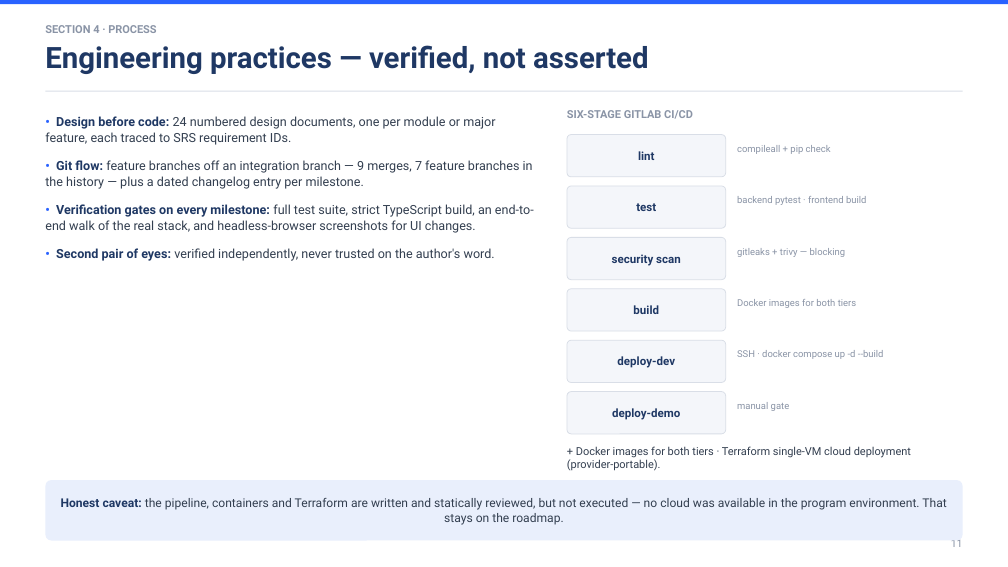
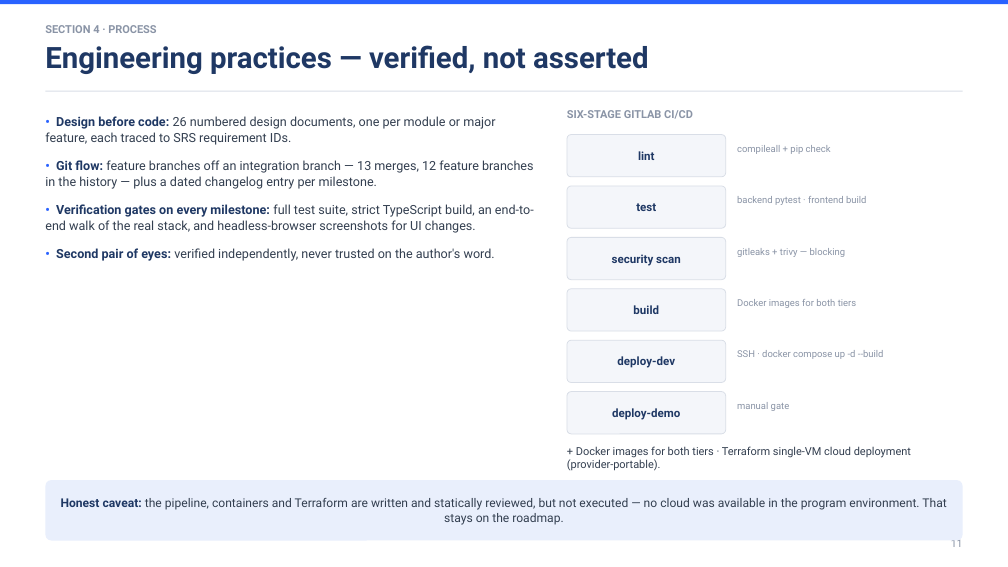
Before and after one commit to rei-99/NomuTrade, a slide deck: slide 11 of presentation/STP-final-presentation.pptx. Drawn at 1008x567 pixels with LibreOffice and Linux fonts; fonts in the diff are those of the drawing. Boxes give left, top, right and bottom in pixels: in the first picture for what was removed or moved away, otherwise in the second. Text is boxed around its words. In the diff, an @@ line names an element or a change of style, - is before the commit and + after.

```diff
--- a/presentation/STP-final-presentation.pptx
+++ b/presentation/STP-final-presentation.pptx
@@ text at (45,116,534,189): text changed @@
-• Design before code: 24 numbered design documents, one per module or major feature, each traced to SRS requirement IDs.
-• Git flow: feature branches off an integration branch — 9 merges, 7 feature branches in the history — plus a dated changelog entry per milestone.
+• Design before code: 26 numbered design documents, one per module or major feature, each traced to SRS requirement IDs.
+• Git flow: feature branches off an integration branch — 13 merges, 12 feature branches in the history — plus a dated changelog entry per milestone.
```
Also in this commit, not shown: 7 other slides changed, 13 other files.
